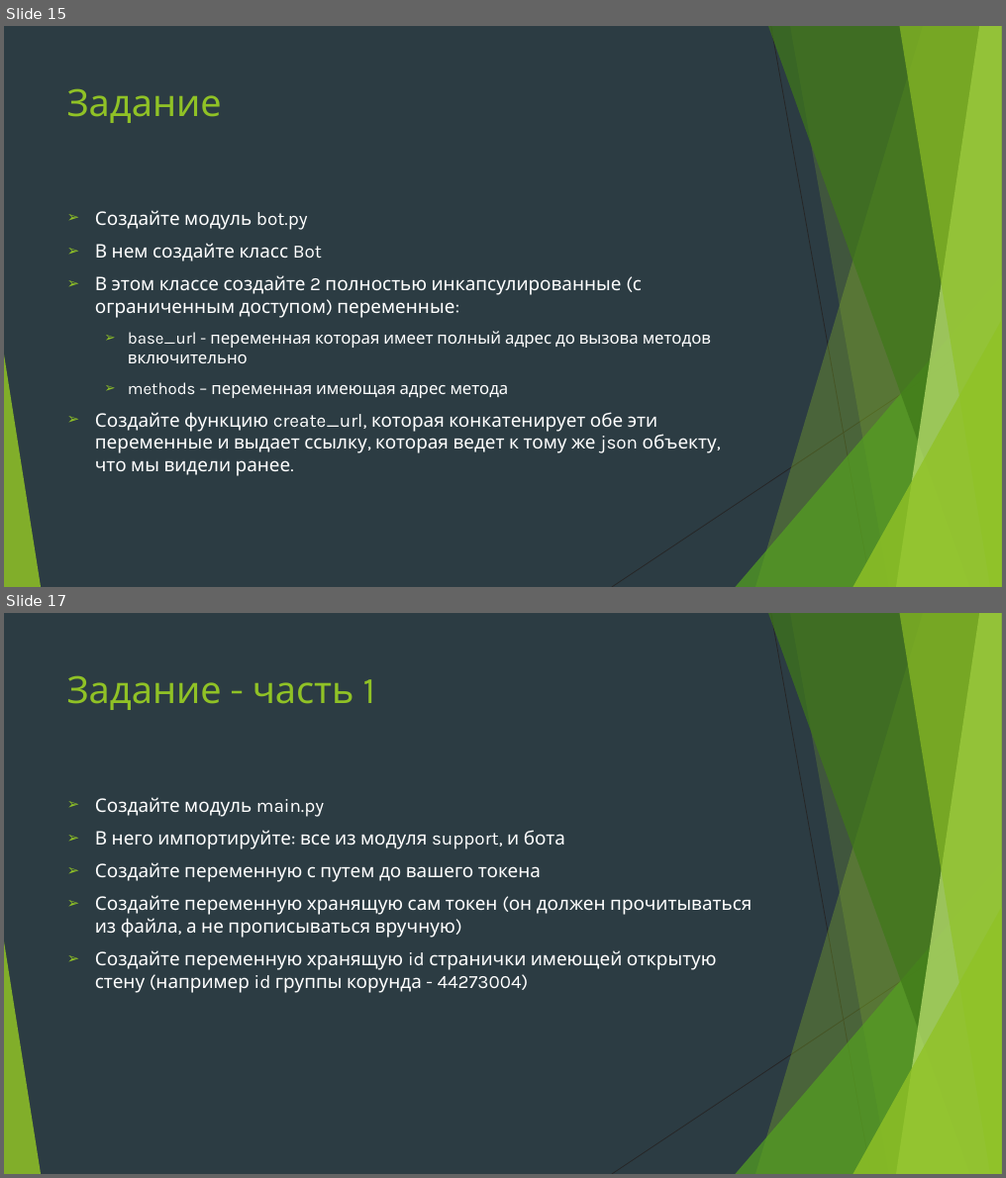
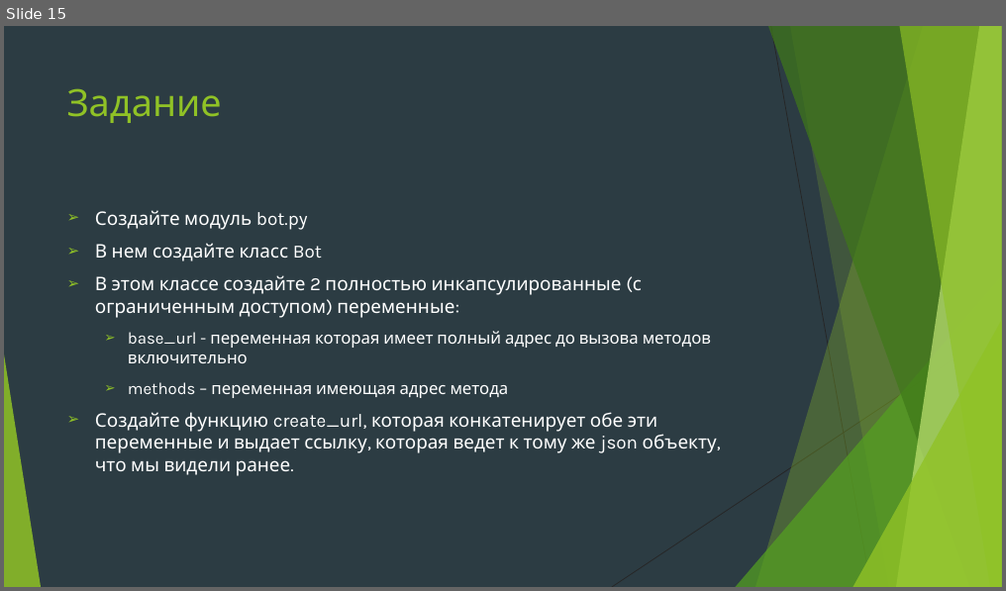
Before and after one commit to Yegor9151/for_corund, a slide deck: python/module2/presentation/урок 4 модуль 2.pptx. Shown one above the other, each under a label of ours: slides 15 and 17 before the commit, slide 15 after it; the slides between them are not shown. The pictures are 1006x1178 and 1006x591 pixels, drawn with LibreOffice and Linux fonts; fonts in the diff are those of the drawing. Boxes give left, top, right and bottom in pixels: in the first picture for what was removed or moved away, otherwise in the second. Text is boxed around its words. In the diff, an @@ line names an element or a change of style, - is before the commit and + after.

```diff
--- a/python/module2/presentation/урок 4 модуль 2.pptx
+++ b/python/module2/presentation/урок 4 модуль 2.pptx
@@ slide 17 removed at [4, 613, 1002, 1174], background #2C3C43; not listed: 10 template elements that a slide beside it also shows @@
@@ title removed at [67, 675, 375, 710] @@
-Задание - часть 1
@@ text removed at [95, 797, 751, 993] @@
-➢ Создайте модуль main.py
-➢ В него импортируйте: все из модуля support, и бота
-➢ Создайте переменную с путем до вашего токена
-➢ Создайте переменную хранящую сам токен (он должен прочитываться из файла, а не прописываться вручную)
-➢ Создайте переменную хранящую id странички имеющей открытую стену (например id группы корунда - 44273004)
```
Also in this commit, not shown: 2 other slides removed.
